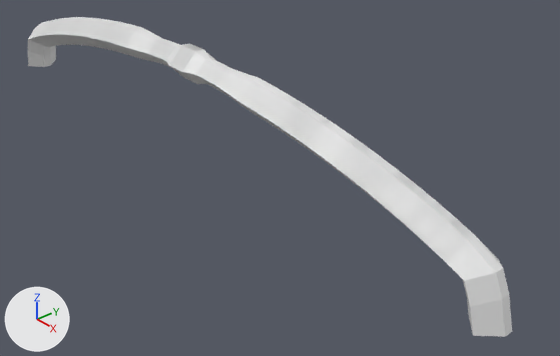
What one commit did to the Blender file Arkarus/Assets/Models/Bow.blend.
The view is the same before and after, from a camera (50 mm lens) standing at (1.29, -0.911, 0.735) and looking at (0.182, 0.038, -0.049). Arrows for +X, +Y and +Z are at lower left; the lights stay in place. Materials are left out; every surface is plain grey.

Objects in the first picture: 'NurbsCurve'.
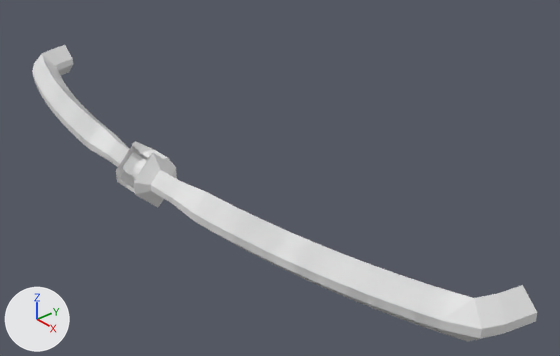
Where the change shows, as pixel boxes (x1, y1, x2, y2) in the pictures (560 x 356 px; the box of a moved part takes in the faces that stretch with it):
'NurbsCurve', reshaped, turned
    before: (28, 17, 512, 337)
    after: (32, 45, 537, 341)
'Sphere', added
    after: (133, 159, 148, 180)
part 1 of me_mesh, moved or reshaped
    before: (166, 43, 215, 84)
    after: (116, 141, 177, 208)

Patch to the scene script:
```diff
--- a/Arkarus/Assets/Models/Bow.blend.py
+++ b/Arkarus/Assets/Models/Bow.blend.py
@@ me_mesh @@
 # used by ob_nurbscurve; location = (0.0, 0.0, 0.0)
-me_mesh.from_pydata(...)  # 760 vertices, 444 faces; spans x -0.82..0.81, y -0.09..0.0, z -0.04..0.21
+me_mesh.from_pydata(...)  # 774 vertices, 453 faces, 1 loose edge; spans x -0.82..0.81, y -0.11..0.02, z -0.04..0.23
+# me_mesh part 1
+# 40 vertices are removed from x -0.03..0.02, y -0.09..0.0, z 0.14..0.21
+# 36 faces are deleted
+# 54 vertices are added at x -0.04..0.03, y -0.11..0.02, z 0.12..0.23
+# 1 loose edge is added
+# 45 new faces join them
@@ me_sphere @@
+me_sphere.from_pydata(...)  # a UV sphere (16 segments, 8 rings, poles along x) spanning x -0.0382..0.0218, y -0.0696..-0.0096, z 0.1436..0.2036
@@ ob_nurbscurve @@
 ob_nurbscurve.location = (0.0, 0.0, 0.0)
+ob_nurbscurve.rotation_euler = (1.571, 0.0, 0.0)  # degrees (90, 0, 0)
@@ ob_sphere @@
+ob_sphere = bpy.data.objects.new('Sphere', me_sphere)
+ob_sphere.location = (0.0, 0.0, 0.0)
+ob_sphere.rotation_euler = (1.571, 0.0, 0.0)  # degrees (90, 0, 0)
```
